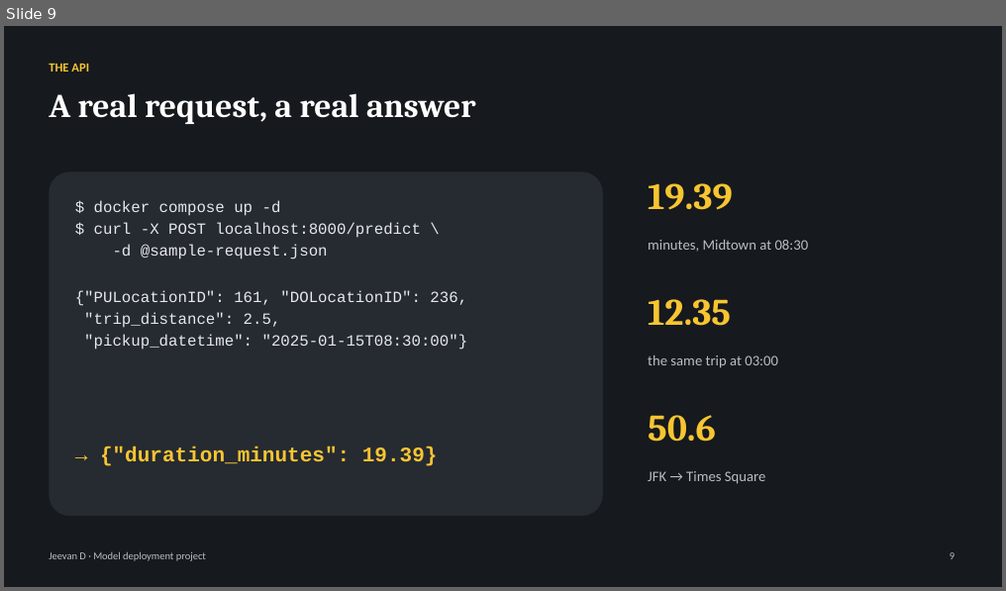
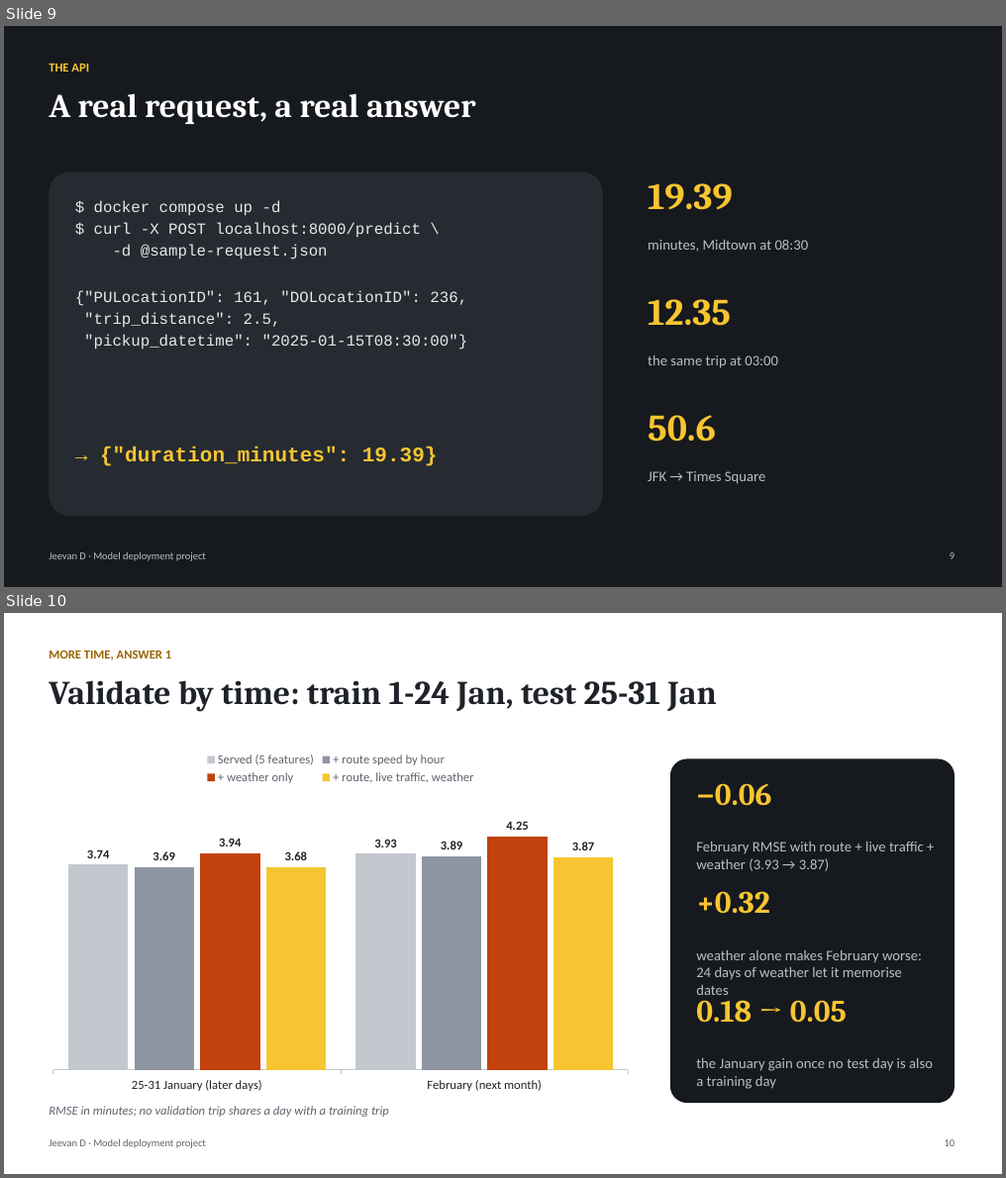
Before and after one commit to jeevan516/model-deployment-project, a slide deck: presentation/model-deployment-project.pptx. Shown one above the other, each under a label of ours: slide 9 before the commit, slides 9 and 10 after it. The pictures are 1006x591 and 1006x1178 pixels, drawn with LibreOffice and Linux fonts; fonts in the diff are those of the drawing. Boxes give left, top, right and bottom in pixels: in the first picture for what was removed or moved away, otherwise in the second. Text is boxed around its words. In the diff, an @@ line names an element or a change of style, - is before the commit and + after.

Commit message:
Implement the 'more time' answers: time-based validation, multi-month training and drift check, prediction ranges, MLflow registry serving, daily monitoring; deck 17 slides

```diff
--- a/presentation/model-deployment-project.pptx
+++ b/presentation/model-deployment-project.pptx
@@ slide 10 added at bbox=[4, 613, 1002, 1174], background #FFFFFF @@
@@ text added at bbox=[49, 650, 171, 661], 12 pt, text #9A6400, bold @@
+MORE TIME, ANSWER 1
@@ text added at bbox=[49, 680, 716, 712], 32 pt, text #1F2329, bold @@
+Validate by time: train 1-24 Jan, test 25-31 Jan
@@ column chart added at bbox=[42, 744, 641, 1100] @@
+categories: 25-31 January (later days), February (next month)
+Served (5 features): 3.74, 3.93
++ route speed by hour: 3.69, 3.89
++ weather only: 3.94, 4.25
++ route, live traffic, weather: 3.68, 3.87
@@ rounded rectangle added at bbox=[670, 759, 954, 1103], fill #16191D @@
@@ text added at bbox=[696, 783, 771, 805], 30 pt, text #F7C531, bold @@
+−0.06
@@ text added at bbox=[696, 842, 924, 871], 14 pt, text #B9BEC6 @@
+February RMSE with route + live traffic + weather (3.93 → 3.87)
@@ text added at bbox=[696, 891, 770, 914], 30 pt, text #F7C531, bold @@
++0.32
@@ text added at bbox=[696, 951, 922, 995], 14 pt, text #B9BEC6 @@
+weather alone makes February worse: 24 days of weather let it memorise dates
@@ text added at bbox=[696, 993, 846, 1023], 30 pt, text #F7C531, bold @@
+0.18 → 0.05
@@ text added at bbox=[696, 1059, 933, 1089], 14 pt, text #B9BEC6 @@
+the January gain once no test day is also a training day
@@ text added at bbox=[49, 1106, 389, 1117], 12 pt, text #5F6670, italic @@
+RMSE in minutes; no validation trip shares a day with a training trip
@@ text added at bbox=[49, 1139, 206, 1149], 10 pt, text #5F6670 @@
+Jeevan D · Model deployment project
@@ text added at bbox=[944, 1140, 955, 1147], 10 pt, text #5F6670 @@
+10
```
Also in this commit, not shown: 6 slides changed, 3 other slides added, 16 other files.
